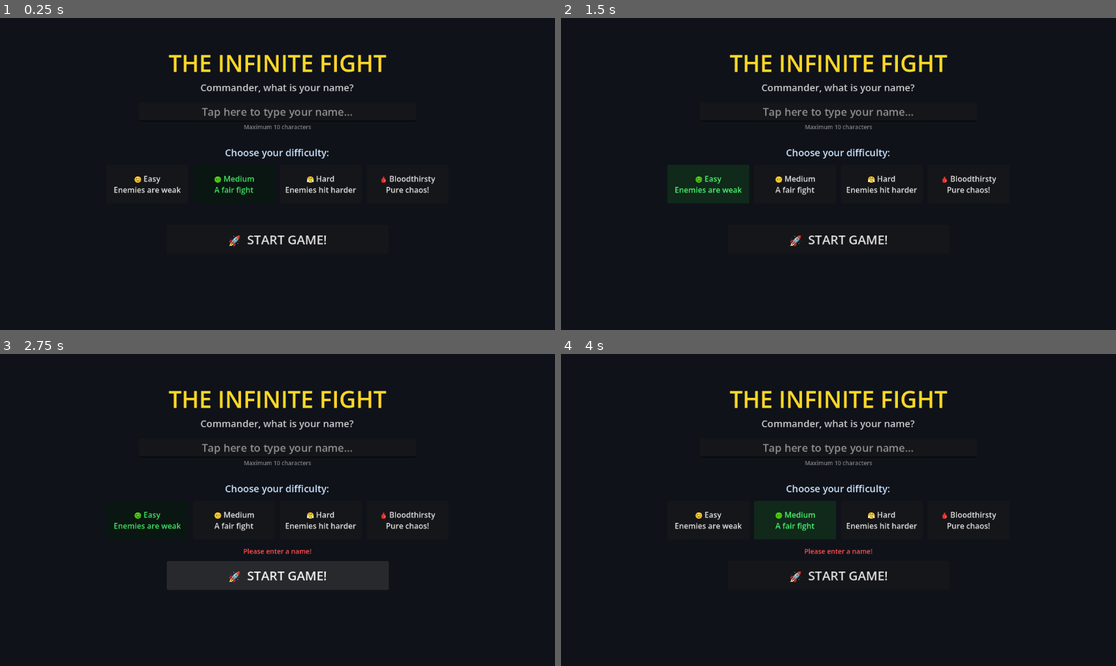
Above: before the commit, frames 1-4 (two rows, left to right).
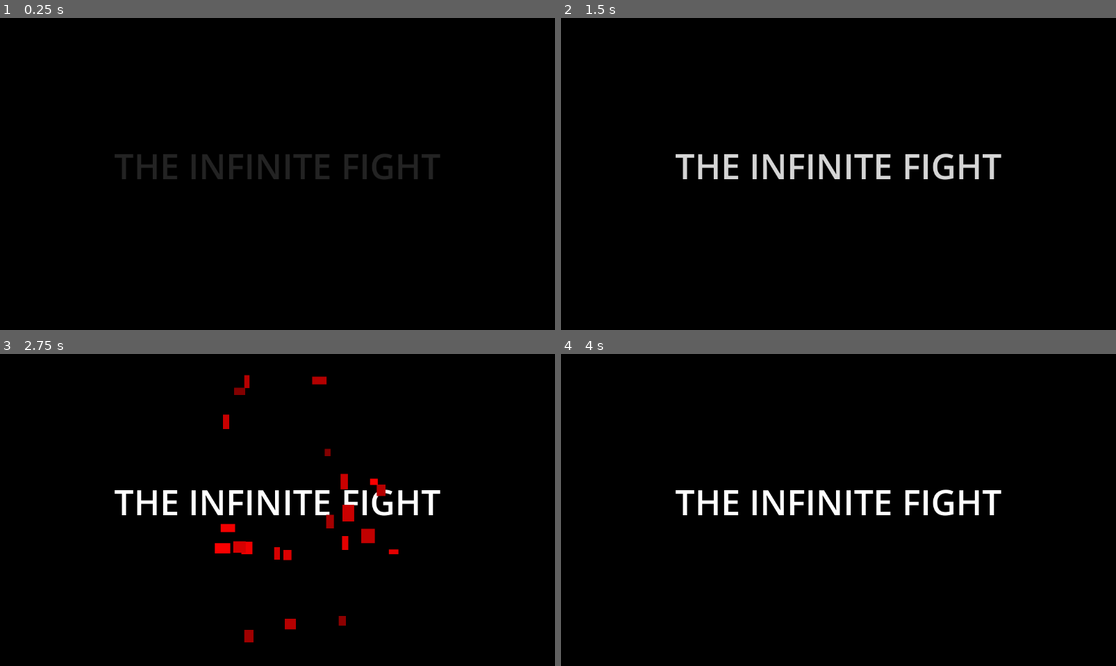
Above: after the commit, the same moments.

Repository: dj10dj100/theinfinitefight
Game: Godot game, scene res://scenes/NameSetup.tscn
The game is run twice, just before and just after one commit, with the same random seed, the same clock (stepped at 60 frames per second) and the same inputs.
Inputs (mouse positions are in pixels of both pictures, inside the frame that each line leads up to):
- Up to frame 1 (0.25 s): no input
- Up to frame 2 (1.5 s): click (710, 183) at 0.5 s, where only the run before the commit has a clickable "😊 Easy Enemies are weak"; click (710, 183) at 1.25 s, where only the run before the commit has a clickable "😊 Easy Enemies are weak"
- Up to frame 3 (2.75 s): click (277, 575) at 2 s, where only the run before the commit has a clickable "🚀 START GAME!"
- Up to frame 4 (4 s): click (838, 575) at 2.75 s, where only the run before the commit has a clickable "🚀 START GAME!"; click (794, 519) at 3.5 s, where only the run before the commit has a clickable "😐 Medium A fair fight"

The runs differ from the first frame. In frame 1, 97% of the frame differs, in the area x 0-100%, y 0-100%; in frame 2, 100%; in frame 3, 98%; in frame 4, 100%.

Commit message:
ÙÎÏÌÓÔÒÚÆÒÔÓÌÁÏÊÎÂÍ‰Å„ÍÎÏÌÊÁÓ∏Ú”Æ’»”Æ∏ÚÓÁÌÊÏÎÍÅÍÎÏÌÓÔÒÚÔÓÌÏÎÍÙÅÎÏÌÓÚ¿Æ»¿ÚÊÁÌÂ‰ÏÎ„ÂÏÌÊÓÚÆ¿ÏÂÎ‰Í„ŒÅ

Diff:
--- a/project.godot
+++ b/project.godot
@@ -17,6 +17,8 @@
 config/name="The Infinite Fight"
 run/main_scene="res://scenes/NameSetup.tscn"
 config/features=PackedStringArray("4.6", "Forward Plus")
+boot_splash/show_image=false
+boot_splash/bg_color=Color(0, 0, 0, 1)
 
 [autoload]
 
--- a/scripts/Clone.gd
+++ b/scripts/Clone.gd
@@ -205,10 +205,12 @@
 					else:
 						heli._try_enter_helicopter()
 
-	# Jetpack — press Space to leap into the air!
-	if has_meta("has_jetpack") and Input.is_key_pressed(KEY_SPACE) and is_on_floor():
-		velocity.y = 10.0
-		print("🚀 JETPACK!")
+	# Jump — Space to jump, jetpack backpack leaps much higher!
+	var jump_pressed = Input.is_key_pressed(KEY_SPACE) or (touch and touch.key_jump)
+	if jump_pressed and is_on_floor():
+		velocity.y = 10.0 if has_meta("has_jetpack") else 6.0
+		if has_meta("has_jetpack"):
+			print("🚀 JETPACK!")
 
 	if direction != Vector3.ZERO:
 		direction = direction.normalized()
--- a/scripts/IntroCutscene.gd
+++ b/scripts/IntroCutscene.gd
@@ -43,6 +43,7 @@
 func _ready():
 	set_anchors_and_offsets_preset(Control.PRESET_FULL_RECT)
 	build_ui()
+	await show_title_card()
 	play_cutscene()
 
 func build_ui():
@@ -108,6 +109,78 @@
 		finish_cutscene()
 
 # -----------------------------------------------
+# TITLE CARD — "THE INFINITE FIGHT" + blood splat
+# -----------------------------------------------
+func show_title_card():
+	if skip_requested:
+		return
+
+	# Big title text
+	var title = Label.new()
+	title.text = "THE INFINITE FIGHT"
+	title.add_theme_font_size_override("font_size", 72)
+	title.add_theme_color_override("font_color", Color(1.0, 1.0, 1.0))
+	title.set_anchor(SIDE_LEFT,  0.0);  title.set_anchor(SIDE_RIGHT,  1.0)
+	title.set_anchor(SIDE_TOP,   0.35); title.set_anchor(SIDE_BOTTOM, 0.6)
+	title.horizontal_alignment = HORIZONTAL_ALIGNMENT_CENTER
+	title.vertical_alignment   = VERTICAL_ALIGNMENT_CENTER
+	title.modulate.a = 0.0
+	title.mouse_filter = Control.MOUSE_FILTER_IGNORE
+	add_child(title)
+
+	# Fade in the title slowly
+	var fade_in = create_tween()
+	fade_in.tween_property(title, "modulate:a", 1.0, 1.8)
+	await fade_in.finished
+
+	if skip_requested:
+		title.queue_free()
+		return
+
+	await get_tree().create_timer(0.4).timeout
+
+	# Blood splat explodes out from the title!
+	_spawn_title_blood_splat()
+	SoundManager.play("hit")
+
+	await get_tree().create_timer(1.6).timeout
+
+	if skip_requested:
+		title.queue_free()
+		return
+
+	# Fade out and move into the story
+	var fade_out = create_tween()
+	fade_out.tween_property(title, "modulate:a", 0.0, 0.8)
+	await fade_out.finished
+	title.queue_free()
+
+func _spawn_title_blood_splat():
+	var vp      = get_viewport_rect().size
+	var center  = Vector2(vp.x * 0.5, vp.y * 0.47)
+
+	for i in range(18):
+		var drop = ColorRect.new()
+		var w    = randf_range(8.0, 28.0)
+		var h    = randf_range(8.0, 28.0)
+		drop.size     = Vector2(w, h)
+		drop.color    = Color(randf_range(0.55, 1.0), 0.0, 0.0, 1.0)
+		drop.position = center - drop.size * 0.5   # centre it on the point
+		drop.mouse_filter = Control.MOUSE_FILTER_IGNORE
+		add_child(drop)
+
+		var angle  = randf_range(0.0, TAU)
+		var dist   = randf_range(30.0, 180.0)
+		var target = center + Vector2(cos(angle), sin(angle)) * dist - drop.size * 0.5
+
+		var tw = create_tween()
+		tw.tween_property(drop, "position", target, 0.28).set_ease(Tween.EASE_OUT)
+		tw.parallel().tween_property(drop, "scale", Vector2(randf_range(1.2, 2.5), randf_range(0.3, 0.9)), 0.28)
+		tw.tween_interval(0.9)
+		tw.tween_property(drop, "modulate:a", 0.0, 0.4)
+		tw.tween_callback(drop.queue_free)
+
+# -----------------------------------------------
 # PLAY THROUGH ALL THE BEATS
 # -----------------------------------------------
 func play_cutscene():
--- a/scripts/MainMenu.gd
+++ b/scripts/MainMenu.gd
@@ -20,18 +20,21 @@
 	bg.mouse_filter = Control.MOUSE_FILTER_IGNORE
 	add_child(bg)
 
-	# ── Secret code hint (tiny, bottom of screen) ──
-	var secret_hint = Label.new()
-	secret_hint.text = "🔒 Psst... try typing secret codes on your keyboard!"
-	secret_hint.add_theme_font_size_override("font_size", 11)
-	secret_hint.add_theme_color_override("font_color", Color(0.35, 0.35, 0.45))
-	secret_hint.set_anchor(SIDE_LEFT,  0); secret_hint.set_anchor(SIDE_RIGHT,  1)
-	secret_hint.set_anchor(SIDE_TOP,   1); secret_hint.set_anchor(SIDE_BOTTOM, 1)
-	secret_hint.offset_top    = -22
-	secret_hint.offset_bottom = -4
-	secret_hint.horizontal_alignment = HORIZONTAL_ALIGNMENT_CENTER
-	secret_hint.mouse_filter = Control.MOUSE_FILTER_IGNORE
-	add_child(secret_hint)
+	# ── Secret Codes button (bottom centre) ──
+	var codes_btn = Button.new()
+	codes_btn.text = "🔑  Secret Codes"
+	codes_btn.add_theme_font_size_override("font_size", 13)
+	codes_btn.set_anchor(SIDE_LEFT,  0.5); codes_btn.set_anchor(SIDE_RIGHT,  0.5)
+	codes_btn.set_anchor(SIDE_TOP,   1);   codes_btn.set_anchor(SIDE_BOTTOM, 1)
+	codes_btn.offset_left   = -90
+	codes_btn.offset_right  = 90
+	codes_btn.offset_top    = -26
+	codes_btn.offset_bottom = -4
+	codes_btn.pressed.connect(func():
+		SoundManager.play("click")
+		_open_codes_panel()
+	)
+	add_child(codes_btn)
 
 	# ── Title ──
 	var title = Label.new()
@@ -199,24 +202,6 @@
 		panel.add_child(btn)
 		mode_btns.append(btn)
 
-	# ── MULTIPLAYER toggle ──
-	var mp_btn = Button.new()
-	mp_btn.name = "MPBtn"
-	var mp_on = GameManager.multiplayer_on if GameManager else false
-	mp_btn.text = "🎮  2-Player Mode: " + ("ON ✅" if mp_on else "OFF ❌")
-	mp_btn.add_theme_font_size_override("font_size", 14)
-	mp_btn.set_anchor(SIDE_LEFT,   0); mp_btn.set_anchor(SIDE_RIGHT,  1)
-	mp_btn.offset_left   = 15
-	mp_btn.offset_right  = -15
-	mp_btn.offset_top    = 252
-	mp_btn.offset_bottom = 288
-	mp_btn.pressed.connect(func():
-		SoundManager.play("click")
-		if GameManager:
-			GameManager.multiplayer_on = not GameManager.multiplayer_on
-		mp_btn.text = "🎮  2-Player Mode: " + ("ON ✅" if GameManager.multiplayer_on else "OFF ❌")
-	)
-	panel.add_child(mp_btn)
 
 	# ── DIFFICULTY heading ──
 	var diff_h = Label.new()
@@ -429,3 +414,103 @@
 		get_tree().change_scene_to_file("res://scenes/DeployScreen.tscn")
 	)
 	add_child(deploy_btn)
+
+# -----------------------------------------------
+# SECRET CODES PANEL
+# -----------------------------------------------
+func _open_codes_panel():
+	var canvas = CanvasLayer.new()
+	canvas.layer = 25
+	get_tree().root.add_child(canvas)
+
+	# Dark overlay behind the panel
+	var overlay = ColorRect.new()
+	overlay.color = Color(0, 0, 0, 0.72)
+	overlay.set_anchor(SIDE_LEFT, 0); overlay.set_anchor(SIDE_RIGHT,  1)
+	overlay.set_anchor(SIDE_TOP,  0); overlay.set_anchor(SIDE_BOTTOM, 1)
+	overlay.mouse_filter = Control.MOUSE_FILTER_STOP
+	canvas.add_child(overlay)
+
+	# Panel box
+	var panel = PanelContainer.new()
+	panel.set_anchor(SIDE_LEFT,  0.5); panel.set_anchor(SIDE_RIGHT,  0.5)
+	panel.set_anchor(SIDE_TOP,   0.5); panel.set_anchor(SIDE_BOTTOM, 0.5)
+	panel.offset_left   = -260; panel.offset_right  = 260
+	panel.offset_top    = -140; panel.offset_bottom = 140
+	var style = StyleBoxFlat.new()
+	style.bg_color = Color(0.08, 0.06, 0.12, 0.97)
+	style.border_color = Color(0.8, 0.2, 0.1)
+	style.set_border_width_all(3)
+	style.set_corner_radius_all(12)
+	panel.add_theme_stylebox_override("panel", style)
+	canvas.add_child(panel)
+
+	var vbox = VBoxContainer.new()
+	vbox.add_theme_constant_override("separation", 10)
+	panel.add_child(vbox)
+
+	# Title
+	var title_lbl = Label.new()
+	title_lbl.text = "🔑  SECRET CODES"
+	title_lbl.add_theme_font_size_override("font_size", 26)
+	title_lbl.add_theme_color_override("font_color", Color(1.0, 0.85, 0.1))
+	title_lbl.horizontal_alignment = HORIZONTAL_ALIGNMENT_CENTER
+	vbox.add_child(title_lbl)
+
+	# Separator
+	var sep = HSeparator.new()
+	vbox.add_child(sep)
+
+	# "Type a code:" label
+	var type_lbl = Label.new()
+	type_lbl.text = "Type a code below and press ENTER:"
+	type_lbl.add_theme_font_size_override("font_size", 14)
+	type_lbl.add_theme_color_override("font_color", Color(0.7, 0.7, 0.7))
+	type_lbl.horizontal_alignment = HORIZONTAL_ALIGNMENT_CENTER
+	vbox.add_child(type_lbl)
+
+	# Text input row
+	var input_row = HBoxContainer.new()
+	input_row.add_theme_constant_override("separation", 8)
+	input_row.alignment = BoxContainer.ALIGNMENT_CENTER
+	vbox.add_child(input_row)
+
+	var line_edit = LineEdit.new()
+	line_edit.placeholder_text = "Enter code here..."
+	line_edit.custom_minimum_size = Vector2(220, 36)
+	line_edit.add_theme_font_size_override("font_size", 16)
+	line_edit.secret = true
+	input_row.add_child(line_edit)
+	line_edit.grab_focus()
+
+	var submit_btn = Button.new()
+	submit_btn.text = "✅ GO!"
+	submit_btn.add_theme_font_size_override("font_size", 15)
+	input_row.add_child(submit_btn)
+
+	var _submit = func():
+		var code = line_edit.text.strip_edges().to_upper()
+		if code != "":
+			SecretCodes._typed = code
+			SecretCodes._check_codes()
+			line_edit.text = ""
+			line_edit.placeholder_text = "Code entered! ✅"
+
+	submit_btn.pressed.connect(_submit)
+	line_edit.text_submitted.connect(func(_t): _submit.call())
+
+	# Close button
+	var close_btn = Button.new()
+	close_btn.text = "✖  Close"
+	close_btn.add_theme_font_size_override("font_size", 14)
+	close_btn.pressed.connect(func():
+		SoundManager.play("click")
+		canvas.queue_free()
+	)
+	vbox.add_child(close_btn)
+
+	# Also close on overlay click
+	overlay.gui_input.connect(func(event):
+		if event is InputEventMouseButton and event.pressed:
+			canvas.queue_free()
+	)
--- a/scripts/NameSetup.gd
+++ b/scripts/NameSetup.gd
@@ -12,6 +12,7 @@
 
 func _ready():
 	set_anchors_and_offsets_preset(Control.PRESET_FULL_RECT)
+	await show_title_card()
 
 	# If the player already has a name saved, skip straight to the main menu
 	if GameManager and GameManager.player_name != "":
@@ -19,6 +20,87 @@
 		return
 
 	build_ui()
+
+# -----------------------------------------------
+# TITLE CARD — shows every time the game boots
+# -----------------------------------------------
+func show_title_card():
+	# Full black background for the title
+	var bg = ColorRect.new()
+	bg.color = Color(0, 0, 0, 1)
+	bg.set_anchors_and_offsets_preset(Control.PRESET_FULL_RECT)
+	bg.mouse_filter = Control.MOUSE_FILTER_IGNORE
+	add_child(bg)
+
+	# Big title text
+	var title = Label.new()
+	title.text = "THE INFINITE FIGHT"
+	title.add_theme_font_size_override("font_size", 72)
+	title.add_theme_color_override("font_color", Color(1.0, 1.0, 1.0))
+	title.set_anchor(SIDE_LEFT,  0.0);  title.set_anchor(SIDE_RIGHT,  1.0)
+	title.set_anchor(SIDE_TOP,   0.35); title.set_anchor(SIDE_BOTTOM, 0.6)
+	title.horizontal_alignment = HORIZONTAL_ALIGNMENT_CENTER
+	title.vertical_alignment   = VERTICAL_ALIGNMENT_CENTER
+	title.modulate.a = 0.0
+	title.mouse_filter = Control.MOUSE_FILTER_IGNORE
+	add_child(title)
+
+	# Fade in the title
+	var fade_in = create_tween()
+	fade_in.tween_property(title, "modulate:a", 1.0, 1.8)
+	await fade_in.finished
+
+	await get_tree().create_timer(0.4).timeout
+
+	# Blood splat explodes from the title!
+	_spawn_title_blood_splat()
+	SoundManager.play("hit")
+
+	await get_tree().create_timer(1.8).timeout
+
+	# Fade everything out
+	var fade_out = create_tween()
+	fade_out.tween_property(title, "modulate:a", 0.0, 0.6)
+	fade_out.parallel().tween_property(bg, "modulate:a", 0.0, 0.8)
+	await fade_out.finished
+
+	title.queue_free()
+	bg.queue_free()
+
+func _spawn_title_blood_splat():
+	var vp     = get_viewport_rect().size
+	var center = Vector2(vp.x * 0.5, vp.y * 0.47)
+
+	# Use a CanvasLayer so positions work as real screen coordinates
+	var canvas = CanvasLayer.new()
+	canvas.layer = 15
+	get_tree().root.add_child(canvas)
+
+	for i in range(22):
+		var drop = ColorRect.new()
+		var w    = randf_range(10.0, 35.0)
+		var h    = randf_range(10.0, 35.0)
+		drop.size     = Vector2(w, h)
+		drop.color    = Color(randf_range(0.5, 1.0), 0.0, 0.0, 1.0)
+		drop.position = center - drop.size * 0.5   # start at centre of title
+		drop.mouse_filter = Control.MOUSE_FILTER_IGNORE
+		canvas.add_child(drop)
+
+		# Fire outward in a random direction — far enough to look like an explosion!
+		var angle  = randf_range(0.0, TAU)
+		var dist   = randf_range(80.0, 280.0)
+		var target = center + Vector2(cos(angle), sin(angle)) * dist
+
+		var tw = get_tree().create_tween()
+		tw.tween_property(drop, "position", target, 0.3).set_ease(Tween.EASE_OUT)
+		tw.tween_interval(0.8)
+		tw.tween_property(drop, "modulate:a", 0.0, 0.4)
+		tw.tween_callback(drop.queue_free)
+
+	# Clean up the canvas layer after everything fades
+	var cleanup = get_tree().create_tween()
+	cleanup.tween_interval(2.2)
+	cleanup.tween_callback(canvas.queue_free)
 
 func build_ui():
 	# Dark background
--- a/scripts/SecretCodes.gd
+++ b/scripts/SecretCodes.gd
@@ -103,7 +103,7 @@
 				if info2["type"] in ["skin", "weapon"]:
 					if not info2["key"] in unlocked_skins:
 						unlocked_skins.append(info2["key"])
-				elif info2["type"] == "cheat":
+				elif info2["type"] == "cheat" and info2["key"] != "instant_win":
 					if not info2["key"] in unlocked_cheats:
 						unlocked_cheats.append(info2["key"])
 			if GameManager:
--- a/scripts/TouchControls.gd
+++ b/scripts/TouchControls.gd
@@ -21,6 +21,7 @@
 var key_a:        bool    = false          # Airstrike button tapped
 var key_m:        bool    = false          # Mine button tapped
 var key_e:        bool    = false          # Enter/exit helicopter tapped
+var key_jump:     bool    = false          # Jump button tapped
 
 # Only show touch controls when running on a touchscreen device
 var _touch_enabled: bool = false
@@ -43,6 +44,7 @@
 var _a_btn:      Button
 var _m_btn:      Button
 var _e_btn:      Button
+var _jump_btn:   Button
 var _look_zone:  Control
 
 func _ready():
@@ -127,6 +129,11 @@
 	_m_btn = _make_button("💥\nM", Color(0.6, 0.1, 0.1, 0.8), Vector2(screen.x - 120, screen.y - 220), Vector2(80, 80))
 	_m_btn.pressed.connect(func(): key_m = true)
 	add_child(_m_btn)
+
+	# ---------- JUMP BUTTON (left of fire button) ----------
+	_jump_btn = _make_button("⬆️\nJUMP", Color(0.2, 0.7, 0.9, 0.8), Vector2(screen.x - 340, screen.y - 110), Vector2(90, 90))
+	_jump_btn.pressed.connect(func(): key_jump = true)
+	add_child(_jump_btn)
 
 	# ---------- HELICOPTER BUTTON (top-right) ----------
 	_e_btn = _make_button("🚁\nE", Color(0.2, 0.6, 0.2, 0.8), Vector2(screen.x - 100, 20), Vector2(80, 80))
@@ -210,10 +217,11 @@
 	if not _touch_enabled:
 		return
 	# One-shot buttons reset after one frame so Clone picks them up once
-	key_g = false
-	key_a = false
-	key_m = false
-	key_e = false
+	key_g    = false
+	key_a    = false
+	key_m    = false
+	key_e    = false
+	key_jump = false
 	# Look delta decays to zero when the finger stops moving
 	look_delta = Vector2.ZERO
 
